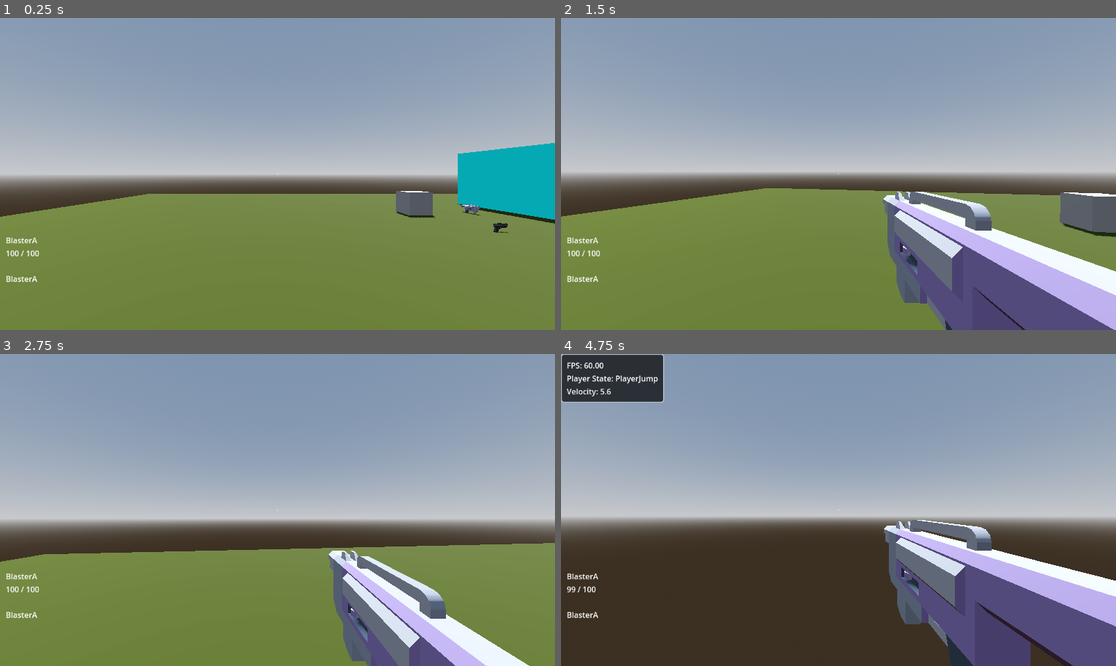
Above: before the commit, frames 1-4 (two rows, left to right).
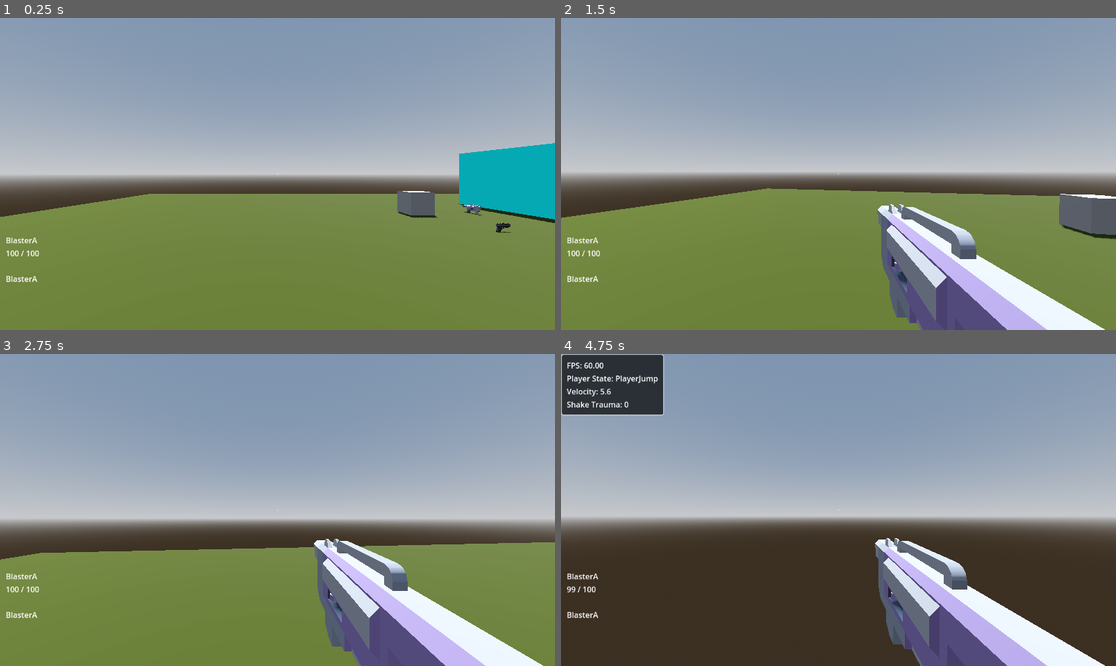
Above: after the commit, the same moments.

Repository: Rionit/RatGame
Game: Godot game, scene res://scenes/world.tscn
The game is run twice, just before and just after one commit, with the same random seed, the same clock (stepped at 60 frames per second) and the same inputs.
Inputs (mouse positions are in pixels of both pictures, inside the frame that each line leads up to):
- Up to frame 1 (0.25 s): no input
- Up to frame 2 (1.5 s): move the mouse to (866, 174) at 0.52 s; hold Ctrl (crouch) 0.53-1.28 s; hold W (up) from 0.53 s (still down); tap Space (jump) at 0.77 s; move the mouse to (810, 174) at 1.27 s; tap G (drop) at 1.35 s
- Up to frame 3 (2.75 s): keep holding W (up); tap Space (jump) at 1.52 s; move the mouse to (288, 503) at 2.02 s; hold F (pickup) from 2.03 s (still down)
- Up to frame 4 (4.75 s): keep holding W (up); move the mouse to (832, 516) at 2.77 s; release F (pickup) at 2.78 s; click (832, 516) at 2.85 s; tap Space (jump) at 3.02, 3.77, 4.52 s; move the mouse to (877, 513) at 3.52 s; hold Shift (sprint) 3.53-4.28 s; tap ` (debug) at 4.15 s; move the mouse to (794, 506) at 4.27 s; tap Mouse wheel down (weapon_down) at 4.35 s

The runs differ from the first frame. In frame 1, 0.3% of the frame differs, in the area x 0-100%, y 40-69%; in frame 2, 12%; in frame 3, 4.8%; in frame 4, 15%, in the area x 0-100%, y 14-100%.

Commit message:
Fixed screen shake and turned off head bobbing

Diff:
--- a/scenes/player.tscn
+++ b/scenes/player.tscn
@@ -402,43 +402,45 @@
 shape = SubResource("CapsuleShape3D_ig7i6")
 disabled = true
 
-[node name="Head" type="Node3D" parent="PlayerController"]
+[node name="Head" type="Node3D" parent="PlayerController" node_paths=PackedStringArray("player")]
 transform = Transform3D(1, 0, 0, 0, 1, 0, 0, 0, 1, 0, 1.7, 0)
 script = ExtResource("2_kkh2j")
+player = NodePath("..")
 
 [node name="ShakeableCamera" parent="PlayerController/Head" instance=ExtResource("3_dl84w")]
 
-[node name="WeaponsManager" type="Node3D" parent="PlayerController/Head/ShakeableCamera"]
+[node name="Reach" type="RayCast3D" parent="PlayerController/Head"]
+unique_name_in_owner = true
+target_position = Vector3(0, 0, -3)
+collision_mask = 9
+
+[node name="TemporaryMuzzle" type="Node3D" parent="PlayerController/Head"]
+transform = Transform3D(1, 0, 0, 0, 1, 0, 0, 0, 1, 0.374012, -0.274848, -1.02036)
+
+[node name="WeaponsManager" type="Node3D" parent="PlayerController/Head"]
 script = ExtResource("4_j0n71")
 _weapon_droppables = Array[PackedScene]([ExtResource("7_wqid5"), ExtResource("8_s4vhq")])
 _weapon_resources = Array[Resource("res://resources/WeaponResource.gd")]([ExtResource("5_gqqtc"), ExtResource("6_mj50e")])
 start_weapons = Array[String](["BlasterA"])
 
-[node name="WeaponRig" type="Node3D" parent="PlayerController/Head/ShakeableCamera/WeaponsManager"]
-
-[node name="Pistol" parent="PlayerController/Head/ShakeableCamera/WeaponsManager/WeaponRig" instance=ExtResource("7_216v7")]
+[node name="WeaponRig" type="Node3D" parent="PlayerController/Head/WeaponsManager"]
+
+[node name="Pistol" parent="PlayerController/Head/WeaponsManager/WeaponRig" instance=ExtResource("7_216v7")]
 transform = Transform3D(-3.61999e-06, 0, 1, 0, 1, 0, -1, 0, -3.61999e-06, 0, -0.966354, 0)
 visible = false
 
-[node name="blasterA" parent="PlayerController/Head/ShakeableCamera/WeaponsManager/WeaponRig" instance=ExtResource("8_70bh4")]
+[node name="blasterA" parent="PlayerController/Head/WeaponsManager/WeaponRig" instance=ExtResource("8_70bh4")]
 transform = Transform3D(1, 0, 0, 0, 1, 0, 0, 0, 1, 0.148252, -0.966354, 0)
 visible = false
 
-[node name="AnimationPlayer" type="AnimationPlayer" parent="PlayerController/Head/ShakeableCamera/WeaponsManager/WeaponRig"]
+[node name="AnimationPlayer" type="AnimationPlayer" parent="PlayerController/Head/WeaponsManager/WeaponRig"]
 unique_name_in_owner = true
 libraries = {
 "": SubResource("AnimationLibrary_xsl1q")
 }
 
-[node name="Reach" type="RayCast3D" parent="PlayerController/Head"]
+[node name="HeadRaycast" type="RayCast3D" parent="PlayerController"]
 unique_name_in_owner = true
-target_position = Vector3(0, 0, -3)
-collision_mask = 9
-
-[node name="TemporaryMuzzle" type="Node3D" parent="PlayerController/Head"]
-transform = Transform3D(1, 0, 0, 0, 1, 0, 0, 0, 1, 0.374012, -0.274848, -1.02036)
-
-[node name="HeadRaycast" type="RayCast3D" parent="PlayerController"]
 target_position = Vector3(0, 2, 0)
 
 [node name="State Machine" type="Node" parent="PlayerController" node_paths=PackedStringArray("initial_state")]
@@ -484,8 +486,8 @@
 transform = Transform3D(1, 0, 0, 0, 1, 0, 0, 0, 1, 0, 0.49759, 0)
 shape = SubResource("BoxShape3D_4mnk3")
 
-[connection signal="update_ammo" from="PlayerController/Head/ShakeableCamera/WeaponsManager" to="PlayerController/CanvasLayer" method="_on_weapons_manager_update_ammo"]
-[connection signal="update_weapon_stack" from="PlayerController/Head/ShakeableCamera/WeaponsManager" to="PlayerController/CanvasLayer" method="_on_weapons_manager_update_weapon_stack"]
-[connection signal="weapon_changed" from="PlayerController/Head/ShakeableCamera/WeaponsManager" to="PlayerController/CanvasLayer" method="_on_weapons_manager_weapon_changed"]
-[connection signal="animation_finished" from="PlayerController/Head/ShakeableCamera/WeaponsManager/WeaponRig/AnimationPlayer" to="PlayerController/Head/ShakeableCamera/WeaponsManager" method="_on_animation_player_animation_finished"]
+[connection signal="update_ammo" from="PlayerController/Head/WeaponsManager" to="PlayerController/CanvasLayer" method="_on_weapons_manager_update_ammo"]
+[connection signal="update_weapon_stack" from="PlayerController/Head/WeaponsManager" to="PlayerController/CanvasLayer" method="_on_weapons_manager_update_weapon_stack"]
+[connection signal="weapon_changed" from="PlayerController/Head/WeaponsManager" to="PlayerController/CanvasLayer" method="_on_weapons_manager_weapon_changed"]
+[connection signal="animation_finished" from="PlayerController/Head/WeaponsManager/WeaponRig/AnimationPlayer" to="PlayerController/Head/WeaponsManager" method="_on_animation_player_animation_finished"]
 [connection signal="timeout" from="PlayerController/State Machine/PlayerSlide/SlideTimer" to="PlayerController/State Machine/PlayerSlide" method="_on_slide_timer_timeout"]
--- a/scripts/Debug.gd
+++ b/scripts/Debug.gd
@@ -1,4 +1,5 @@
 extends PanelContainer
+class_name DebugInterface
 
 @onready var property_container = %VBoxContainer
 
@@ -20,6 +21,10 @@
 func add_property(title: String, value, order):
 	var target
 	target = property_container.find_child(title, true, false)
+
+	if value is float:
+		value = snapped(value, 0.01)
+
 	if !target:
 		target = Label.new()
 		property_container.add_child(target)
--- a/scripts/Global.gd
+++ b/scripts/Global.gd
@@ -1,3 +1,3 @@
 extends Node
 
-var debug # Reference to DebugPanel for debug properties assignment
+var debug : DebugInterface # Reference to DebugPanel for debug properties assignment
--- a/scripts/HeadMovement.gd
+++ b/scripts/HeadMovement.gd
@@ -1,9 +1,9 @@
 extends Node3D
 class_name HeadMovement
 
-@onready var head_raycast = $"../HeadRaycast"
+@onready var head_raycast = %HeadRaycast
 @onready var camera = $ShakeableCamera.camera
-@onready var player = $".."
+@export var player : CharacterBody3D
 
 var t_bob = 0.0
 
@@ -12,11 +12,11 @@
 @export var TILT_ANGLE = 5.0
 @export var BOB_FREQ = 2.0
 @export var BOB_AMP = 0.08
-@export var CROUCH_DEPTH = 0.0
+var CROUCH_DEPTH = 0.0
 
 func update(velocity, delta):
 	position.y = lerp(position.y, 1.8 + CROUCH_DEPTH, delta * 10)
-	update_headbob(velocity, delta)
+	#update_headbob(velocity, delta)
 	update_fov(velocity, delta)
 	update_tilt(delta)
 
--- a/scripts/Player.gd
+++ b/scripts/Player.gd
@@ -19,7 +19,7 @@
 func _physics_process(delta):
 	head.update(velocity, delta)
 
-	Global.debug.add_property("Velocity", snapped(velocity.length(), 0.01), 2)
+	Global.debug.add_property("Velocity", velocity.length(), 2)
 
 	move_and_slide()
 
--- a/scripts/ShakeableCamera.gd
+++ b/scripts/ShakeableCamera.gd
@@ -18,6 +18,7 @@
 func _process(delta):
 	time += delta
 	trauma = max(trauma - delta * trauma_reduction_rate, 0.0)
+	Global.debug.add_property("Shake Trauma", trauma, 4)
 
 	camera.rotation_degrees.x = initial_rotation.x + max_x * get_shake_intensity() * get_noise_from_seed(0)
 	camera.rotation_degrees.y = initial_rotation.y + max_y * get_shake_intensity() * get_noise_from_seed(1)
--- a/scripts/WeaponsManager.gd
+++ b/scripts/WeaponsManager.gd
@@ -4,7 +4,7 @@
 signal update_ammo
 signal update_weapon_stack
 
-@onready var temporary_muzzle = $"../../TemporaryMuzzle"
+@onready var temporary_muzzle = $"../TemporaryMuzzle"
 @onready var animation_player = get_node("%AnimationPlayer")
 @onready var reach = %Reach
 
--- a/scripts/states/PlayerIdle.gd
+++ b/scripts/states/PlayerIdle.gd
@@ -3,8 +3,7 @@
 
 func enter():
 	player.speed = 0.0
-	if last_state and last_state.name in ["PlayerJump", "PlayerMidAir"]:
-		player.head.shake(0.5)
+	fall_shake()
 
 func update(_delta):
 	if Input.is_action_pressed("crouch"):
--- a/scripts/states/PlayerSprint.gd
+++ b/scripts/states/PlayerSprint.gd
@@ -4,6 +4,7 @@
 
 func enter():
 	player.speed = SPRINT_SPEED
+	fall_shake()
 
 func update(_delta: float):
 	if !Input.is_action_pressed("sprint"):
--- a/scripts/states/PlayerState.gd
+++ b/scripts/states/PlayerState.gd
@@ -14,6 +14,10 @@
 
 var direction = Vector3.ZERO
 var gravity = 9.8
+
+func fall_shake():
+	if last_state and last_state.name in ["PlayerJump", "PlayerMidAir"]:
+		player.head.shake(0.5)
 
 func handle_gravity(delta):
 	if not player.is_on_floor():
--- a/scripts/states/PlayerWalk.gd
+++ b/scripts/states/PlayerWalk.gd
@@ -4,7 +4,7 @@
 
 func enter():
 	player.speed = WALK_SPEED
-
+	fall_shake()
 
 func update(_delta: float):
 	if Input.is_action_pressed("sprint"):
